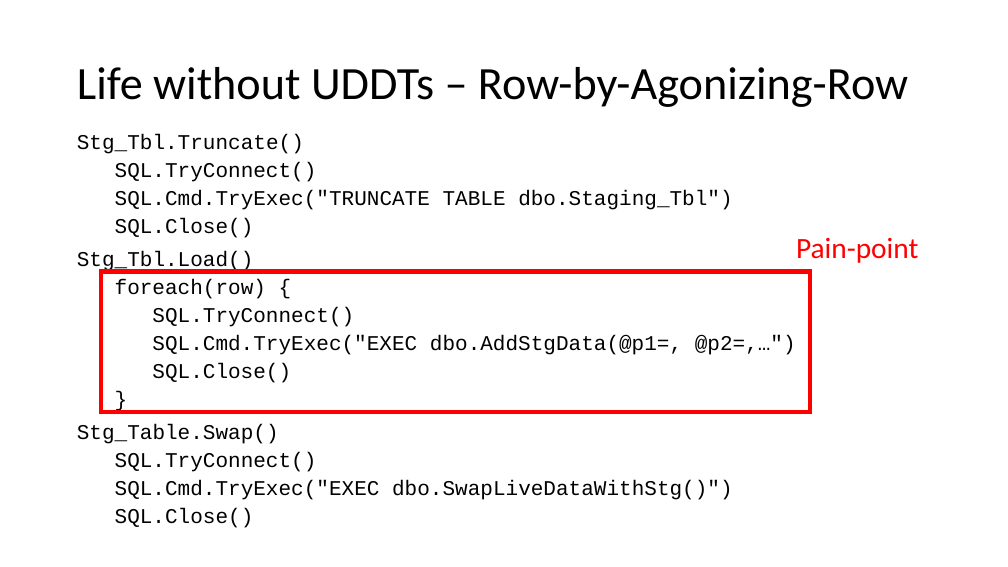
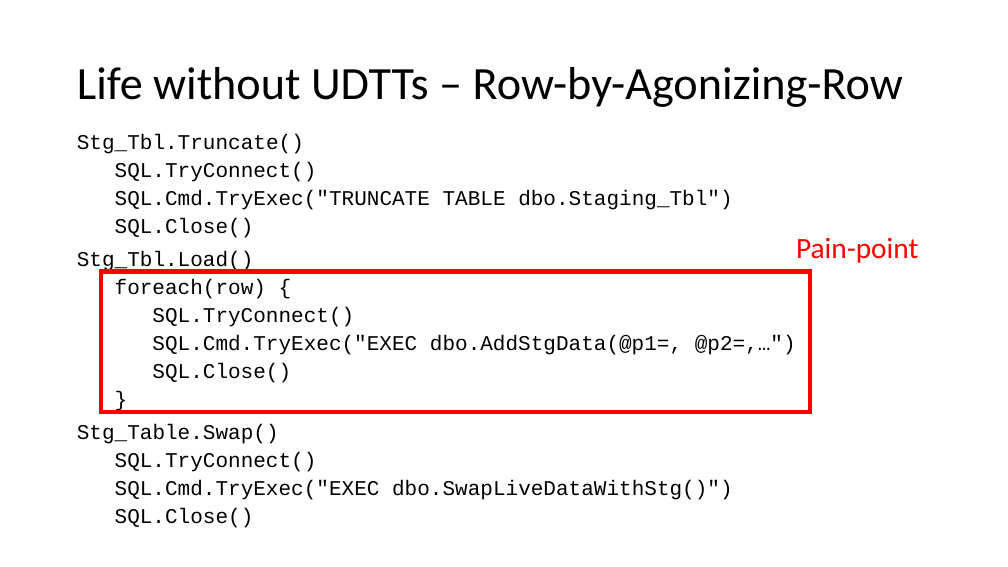
Before and after one commit to jbfoushee/MyPresentations, a slide deck: slide 5 of Datatables_and_Dataframes_to_SQL_Procs/User-defined Table Types.pptx. Drawn at 1008x567 pixels with LibreOffice and Linux fonts; fonts in the diff are those of the drawing. Boxes give left, top, right and bottom in pixels: in the first picture for what was removed or moved away, otherwise in the second. Text is boxed around its words. In the diff, an @@ line names an element or a change of style, - is before the commit and + after.

```diff
--- a/Datatables_and_Dataframes_to_SQL_Procs/User-defined Table Types.pptx
+++ b/Datatables_and_Dataframes_to_SQL_Procs/User-defined Table Types.pptx
@@ title at (77,67,903,107): text changed @@
-Life without UDDTs – Row-by-Agonizing-Row
+Life without UDTTs – Row-by-Agonizing-Row
```
Also in this commit, not shown: 11 other slides changed.
